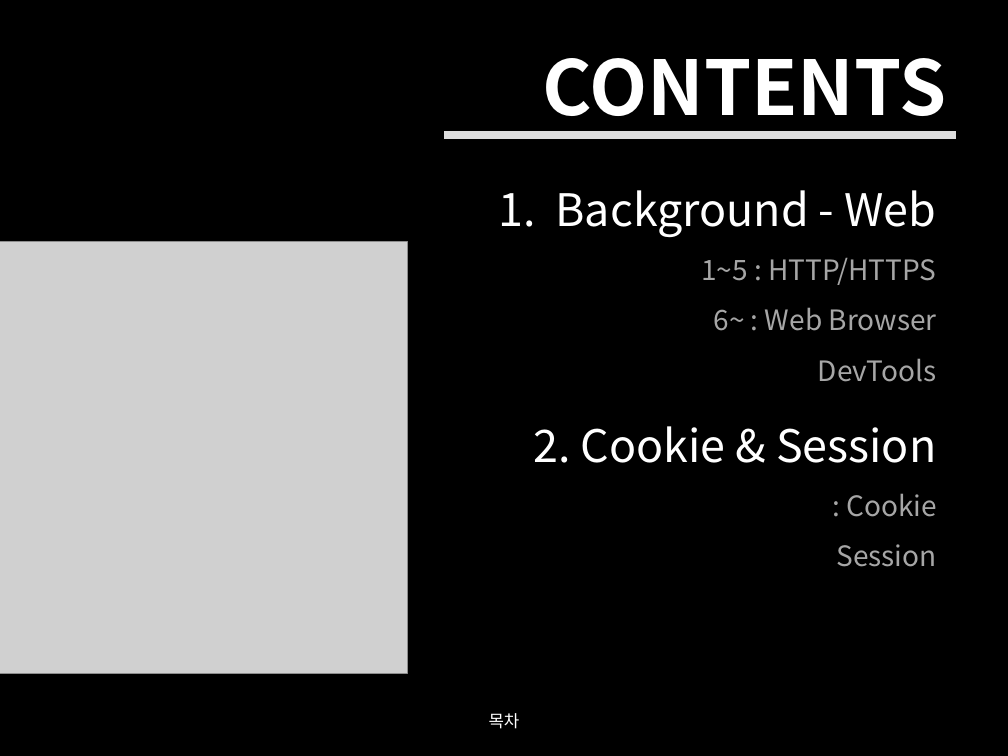
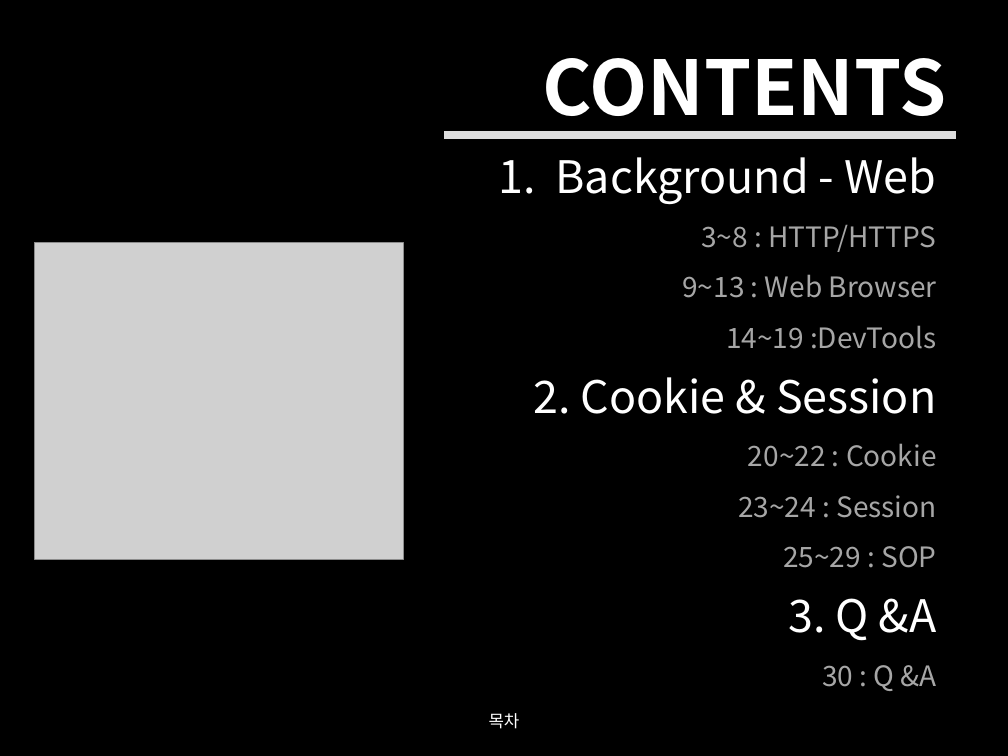
Before and after one commit to yusooo/Hacking, a slide deck: slide 2 of 웹해킹 정리.pptx. Drawn at 1008x756 pixels with LibreOffice and Linux fonts; fonts in the diff are those of the drawing; grey boxes stand for pictures. Boxes give left, top, right and bottom in pixels: in the first picture for what was removed or moved away, otherwise in the second. Text is boxed around its words. In the diff, an @@ line names an element or a change of style, - is before the commit and + after.

```diff
--- a/웹해킹 정리.pptx
+++ b/웹해킹 정리.pptx
@@ text "Background - Web": place and size @@
-text "Background - Web" at [556,190,937,382]
+text "Background - Web" at [556,157,937,349]
@@ text at [682,224,937,349]: text changed @@
-1~5 : HTTP/HTTPS
-6~ : Web Browser
-DevTools
+3~8 : HTTP/HTTPS
+9~13 : Web Browser
+14~19 :DevTools
@@ picture: place and size @@
-picture at [0,242,407,673]
+picture at [35,243,404,559]
@@ text "2. Cookie & Session": place and size @@
-text "2. Cookie & Session" at [533,426,937,567]
+text "2. Cookie & Session" at [533,377,937,568]
@@ text at [738,443,937,568]: text changed @@
-: Cookie
-Session
+20~22 : Cookie
+23~24 : Session
+25~29 : SOP
@@ text added at [788,598,937,691], 20 pt, text #A6A6A6 @@
+3. Q &A
+30 : Q &A
```
Also in this commit, not shown: 2 other slides changed, 4 slides added.
